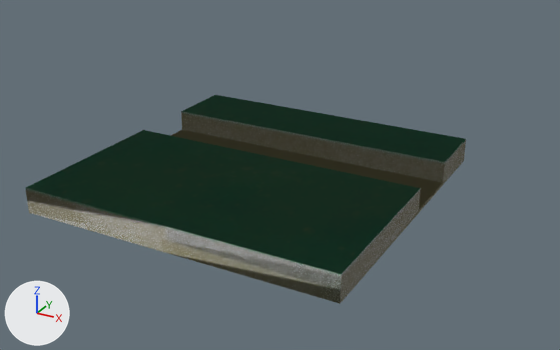
Before and after pictures for a commit that changed the FBX model KRON/Assets/Rendering/Models/citygate_level.fbx.
Camera for both pictures: a camera (50 mm lens) standing at (56.3, -96.7, 46.7) and looking at (3.2, 0.0, -1.6). Every picture has the same lights, and +X, +Y and +Z are marked at lower left. Where no turn or scale is listed for an object, it has been applied to the vertices.

Objects in the first picture: 'citygate', 'citygatecolliders', 'citygatecolliders.001'.
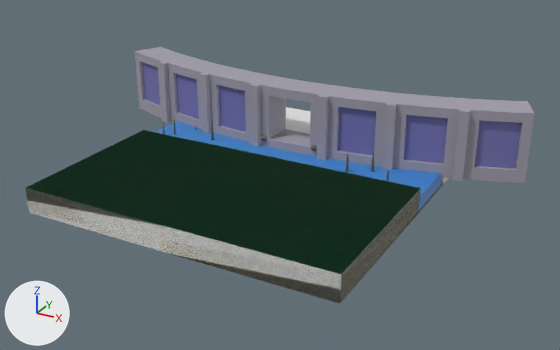
Edits to the bpy script that builds the scene:
```text
Add mat_metal:
    mat_metal = principled_material('metal')
    mat_metal.texture = img_palette_png
    mat_metal.metallic = 0.459
Add mat_wood:
    mat_wood = principled_material('wood')
    mat_wood.texture = img_palette_png
Add mat_water:
    mat_water = principled_material('water')
    mat_water.texture = img_palette_png
Add mat_stone:
    mat_stone = principled_material('stone')
    mat_stone.texture = img_palette_png
Change me_citygate:
    used by ob_citygate; location = (0.0, 0.0, 0.0)
    remove me_citygate.from_pydata(...)  # 28 vertices, 24 faces; spans x -25.0..25.0, y -25.0..25.0, z -4.0..0.0
    add me_citygate.from_pydata(...)  # 18 vertices, 15 faces; spans x -25.0..25.0, y -25.0..14.0, z -4.0..0.0
    me_citygate part 1
    14 vertices are removed from x -25.0..25.0, y 13.5..25.0, z -4.0..0.0
    14 faces are deleted
    4 vertices are added at (25.0, 14.0, -4.0), (-25.0, 14.0, -4.0), (25.0, 14.0, -3.5), (-25.0, 14.0, -3.5)
    5 new faces join them, mat_dirt (picture img_palette_png)
Add me_pontkevisattaches:
    me_pontkevisattaches.from_pydata(...)  # 40 vertices, 24 faces; spans x -5.05..5.05, y -0.33..0.7, z -0.43..0.43
    me_pontkevisattaches.materials.append(mat_metal)  # picture img_palette_png
Add me_pic:
    me_pic.from_pydata(...)  # 41 vertices, 41 faces; spans x -0.46..0.43, y -0.47..0.42, z -2.65..2.48
    me_pic.materials.append(mat_wood)  # picture img_palette_png
Add me_pic_002:
    me_pic_002.from_pydata(...)  # 41 vertices, 41 faces; spans x -0.48..0.49, y -0.48..0.54, z -2.54..2.52
    me_pic_002.materials.append(mat_wood)  # picture img_palette_png
Add me_plane:
    me_plane.from_pydata(...)  # a box spanning x -25.0..25.0, y -4.3..6.5, z -2.6..0.0
    me_plane.materials.append(mat_water)  # picture img_palette_png
Add me_cube_003:
    me_cube_003.from_pydata(...)  # 728 vertices, 728 faces; spans x -36.9..36.9, y -3.5..9.7, z -3.5..7.7
    me_cube_003.materials.append(mat_stone)  # picture img_palette_png
Add ob_pontkevisattaches:
    ob_pontkevisattaches = bpy.data.objects.new('PontKevisAttaches', me_pontkevisattaches)
    ob_pontkevisattaches.location = (0.0, 8.6, 0.1)
Add ob_pic:
    ob_pic = bpy.data.objects.new('Pic', me_pic)
    ob_pic.location = (12.0, 5.5, -0.5)
Add ob_pic_002:
    ob_pic_002 = bpy.data.objects.new('Pic.002', me_pic_002)
    ob_pic_002.location = (15.4, 7.6, -0.3)
Add ob_plane:
    ob_plane = bpy.data.objects.new('Plane', me_plane)
    ob_plane.location = (0.0, 6.3, -1.3)
Add ob_cube:
    ob_cube = bpy.data.objects.new('Cube', me_cube_003)
    ob_cube.location = (0.0, 11.6, 1.5)
```

Where the change shows, as pixel boxes (x1, y1, x2, y2) in the pictures (560 x 350 px):
'citygate', reshaped (17% shorter)
    before: (26, 95, 466, 304)
    after: (26, 130, 444, 303)
'Cube', added
    after: (135, 47, 535, 183)
'Plane', added (blue)
    after: (155, 121, 442, 212)
'PontKevisAttaches', added
    after: (261, 135, 317, 151)
'Pic.002', added
    after: (371, 151, 375, 172)
part 1 of me_citygate, cut back
    before: (171, 95, 466, 212)
    after: (419, 182, 444, 212)
'citygatecolliders', unchanged, covered by the edit
    before: (181, 112, 466, 182)
    after: (286, 107, 449, 183)
